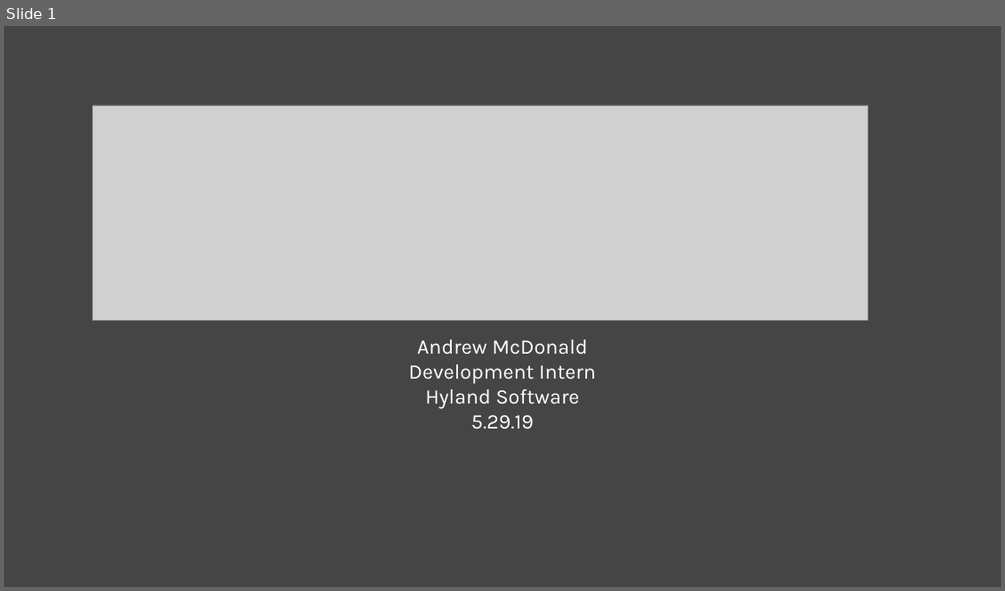
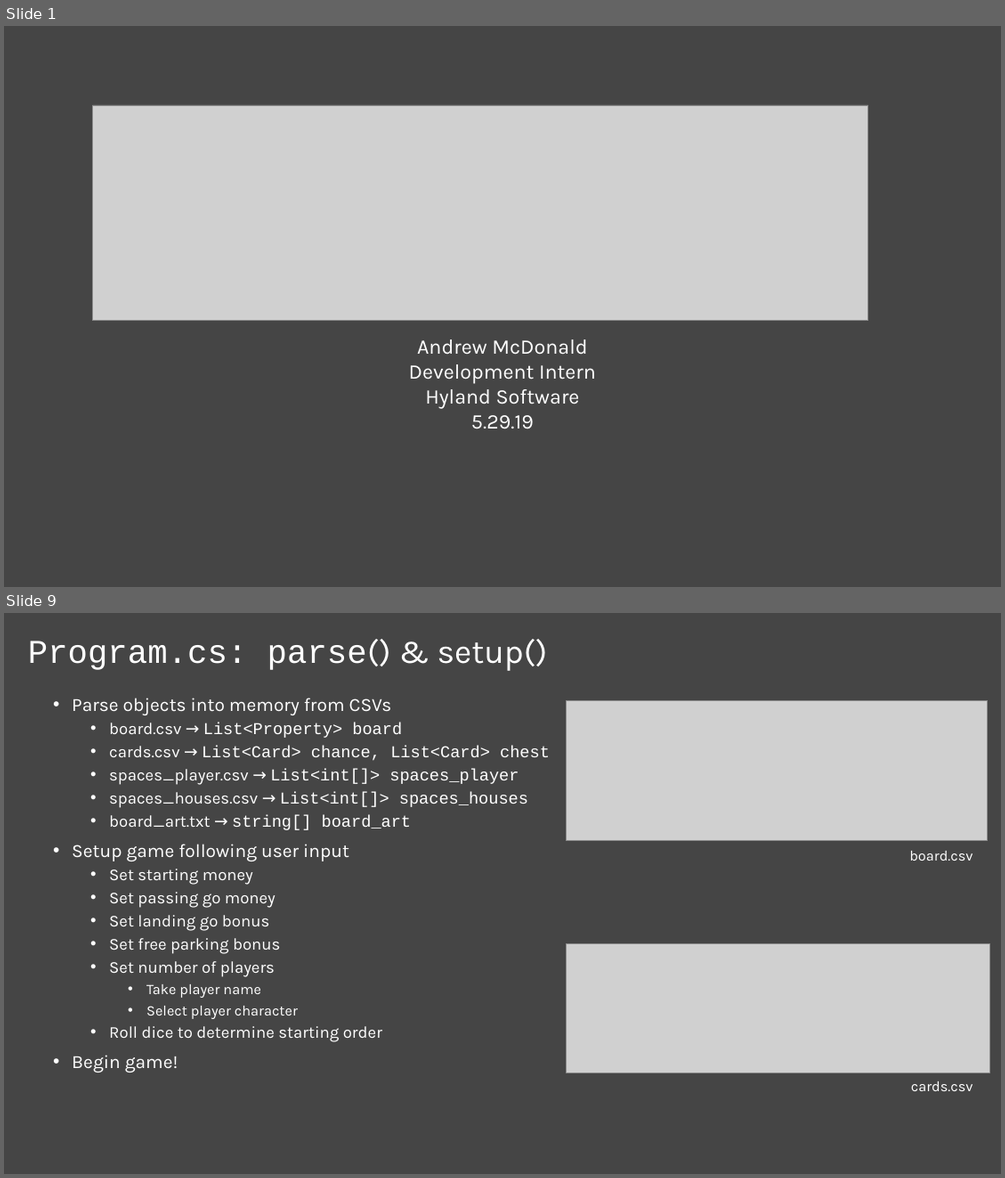
Before and after one commit to ampersandmcd/Monopoly, a slide deck: model.pptx. Shown one above the other, each under a label of ours: slide 1 before the commit, slides 1 and 9 after it; the slides between them are not shown. The pictures are 1005x591 and 1005x1178 pixels, drawn with LibreOffice and Linux fonts; fonts in the diff are those of the drawing; grey boxes stand for pictures. Boxes give left, top, right and bottom in pixels: in the first picture for what was removed or moved away, otherwise in the second. Text is boxed around its words. In the diff, an @@ line names an element or a change of style, - is before the commit and + after.

```diff
--- a/model.pptx
+++ b/model.pptx
@@ slide 9 added at (4, 613, 1001, 1174), background #454545 @@
@@ title added at (28, 639, 548, 671), 32 pt, text #FFFFFF @@
+Program.cs: parse() & setup()
@@ text added at (72, 698, 550, 1072), 16 pt, text #FFFFFF @@
+• Parse objects into memory from CSVs
+  • board.csv → List<Property> board
+  • cards.csv → List<Card> chance, List<Card> chest
+  • spaces_player.csv → List<int[]> spaces_player
+  • spaces_houses.csv → List<int[]> spaces_houses
+  • board_art.txt → string[] board_art
+• Setup game following user input
+  • Set starting money
+  • Set passing go money
+  • Set landing go bonus
+  • Set free parking bonus
+  • Set number of players
+    • Take player name
+    • Select player character
+  • Roll dice to determine starting order
+• Begin game!
@@ picture added at (566, 700, 987, 841) @@
@@ text added at (909, 851, 972, 860), 14 pt, text #FFFFFF @@
+board.csv
@@ picture added at (566, 943, 989, 1073) @@
@@ text added at (911, 1081, 973, 1091), 14 pt, text #FFFFFF @@
+cards.csv
```
Also in this commit, not shown: 8 slides changed, 4 other slides added, 5 other files.
